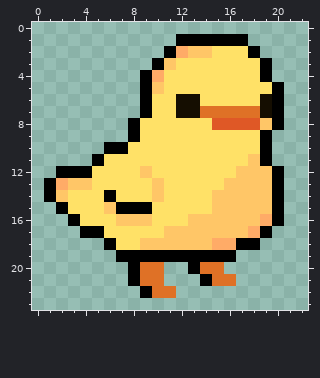
Two states of a pixel-art sprite, data/gfx/waddle_right_1.png. Above, as it was before the edit.
The file is 23x24 pixels.
After the commit:
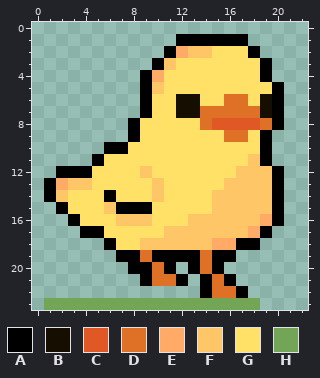
Palette (. is transparent): A #000000  B #150e01  C #df5826  D #df7126  E #ffab67  F #ffc667  G #ffe167  H #72a556
The exact change:
Colour A now appears in row 20 at x 11; in row 21 at x 12; in row 22 at x 14 and 17.
The author changed colour D to colour A in row 20 at x 9 and 15; in row 21 at x 9 and 16.
Colour D now appears in row 21 at x 11; in row 22 at x 15 to 16.
The author changed colour A to colour D in row 19 at x 9 and 14.
The author changed colour F to colour D in row 8 at x 19.
The author changed colour G to colour D in row 6 at x 16 to 17; in row 8 at x 14; in row 9 at x 16 to 17.
Colour H now appears in row 23 at x 1 to 18.
Colour A is gone in row 21 at x 8; in row 22 at x 9.
Colour D is gone in row 22 at x 10 to 11.
Boxes around the changes in both pictures, in picture pixels (x1, y1, x2, y2):
changed: (200, 94, 272, 142)
changed: (44, 250, 260, 310)
